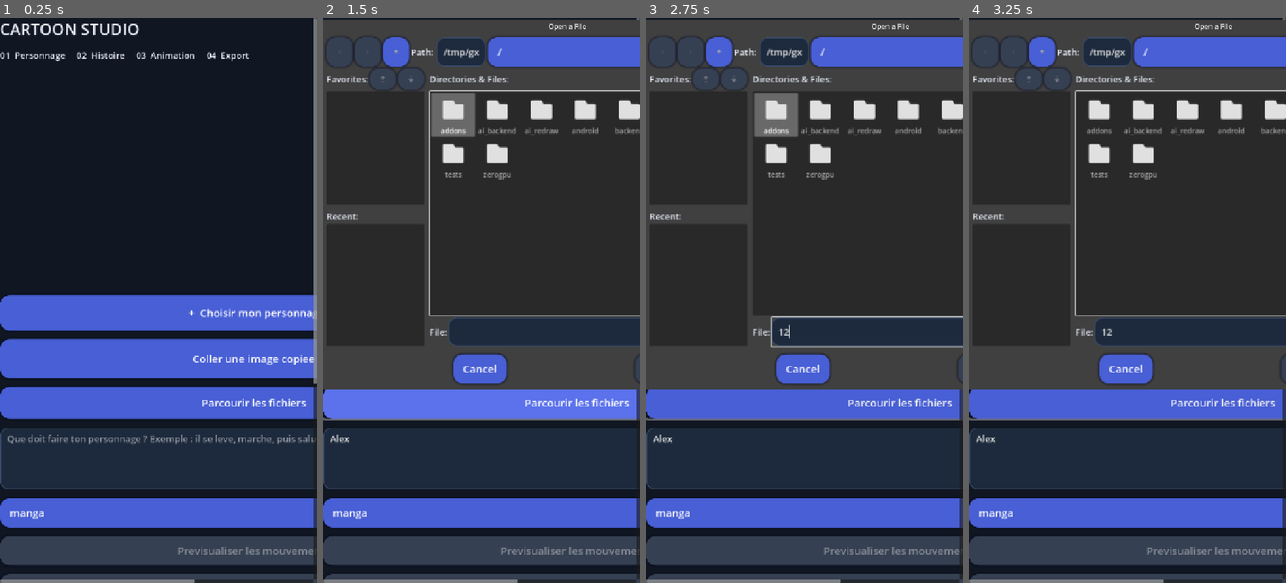
Above: before the commit, frames 1-4 (left to right).
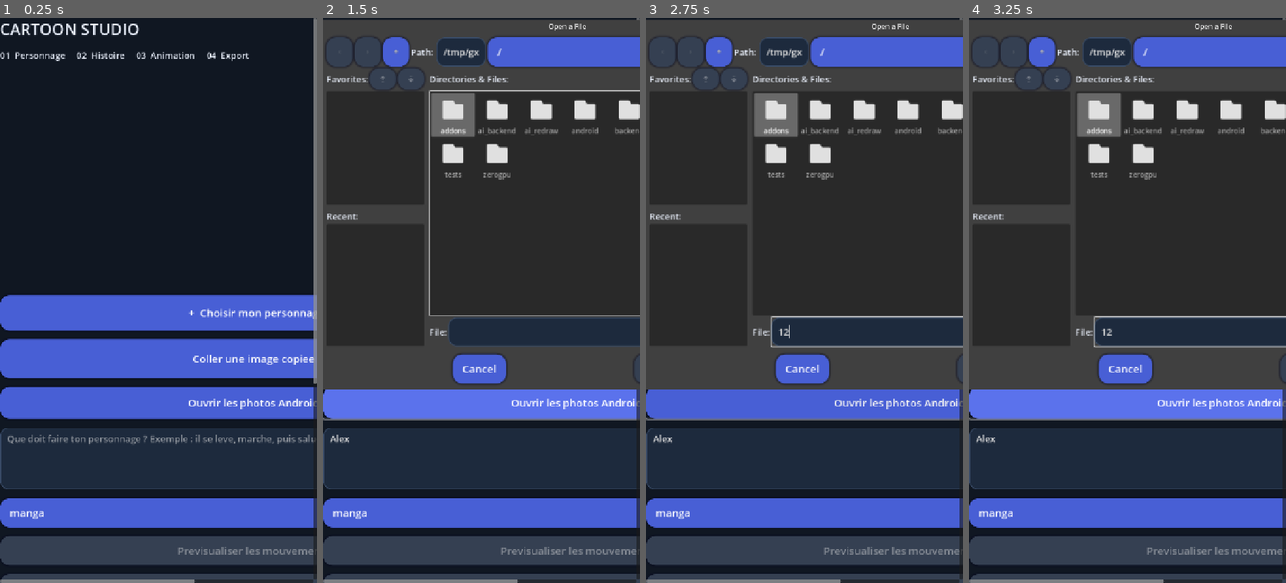
Above: after the commit, the same moments.

Repository: ericjamesempere-stack/MobileI2V-Xiaomi-
Game: Godot game, scene res://scenes/main.tscn
The game is run twice, just before and just after one commit, with the same random seed, the same clock (stepped at 60 frames per second) and the same inputs.
Inputs (mouse positions are in pixels of both pictures, inside the frame that each line leads up to):
- Up to frame 1 (0.25 s): no input
- Up to frame 2 (1.5 s): click (576, 458) at 0.52 s; type "Alex" at 0.6 s; click (576, 402) at 1.25 s, where only the run before the commit has a clickable "Parcourir les fichiers"
- Up to frame 3 (2.75 s): click (874, 334) at 2.02 s; type "12" at 2.1 s
- Up to frame 4 (3.25 s): click "+ Choisir mon personnage" (after the commit: "Ouvrir les photos Android") at 2.75 s

The runs differ from the first frame. In frame 1, 0.3% of the frame differs, in the area x 59-100%, y 67-70%; in frame 2, 0.6%; in frame 3, 0.6%; in frame 4, 2.3%, in the area x 33-100%, y 4-70%.

Commit message:
Fix empty Android image browser by routing both import buttons through native document picker

Diff:
--- a/scripts/cartoon_studio.gd
+++ b/scripts/cartoon_studio.gd
@@ -65,13 +65,9 @@
     paste_button.pressed.connect(_paste_image)
     panel.add_child(paste_button)
     var alternate_import := Button.new()
-    alternate_import.text = "Parcourir les fichiers"
+    alternate_import.text = "Ouvrir les photos Android"
     alternate_import.custom_minimum_size.y = 72
-    alternate_import.pressed.connect(func():
-        native_picker_pending = false
-        status.text = "Selectionne une image via le selecteur de fichiers alternatif."
-        picker.popup_centered_ratio(0.95)
-    )
+    alternate_import.pressed.connect(_choose_image)
     panel.add_child(alternate_import)
     prompt = TextEdit.new()
     prompt.placeholder_text = "Que doit faire ton personnage ? Exemple : il se leve, marche, puis salue."
@@ -132,7 +128,7 @@
     picker.access = FileDialog.ACCESS_FILESYSTEM
     picker.file_mode = FileDialog.FILE_MODE_OPEN_FILE
     picker.use_native_dialog = false
-    picker.filters = PackedStringArray(["*.png,*.jpg,*.jpeg,*.webp ; Images"])
+    picker.filters = PackedStringArray(["*.png ; PNG", "*.jpg,*.jpeg ; JPEG", "*.webp ; WebP"])
     picker.file_selected.connect(_image_selected)
     picker.canceled.connect(func(): status.text = "Selection annulee. Choisis une photo dans Images ou Telechargements.")
     add_child(picker)
@@ -465,7 +461,7 @@
         native_picker_wait_seconds += delta
         if native_picker_wait_seconds > 15.0:
             native_picker_pending = false
-            status.text = "Le selecteur Android ne renvoie pas la photo. Utilise Autre methode : parcourir les fichiers."
+            status.text = "La galerie Android ne renvoie pas de photo. Essaie Coller une image copiee."
             return
         var native: Object = Engine.get_singleton("MP4Exporter")
         var path: String = str(native.call("take_selected_image_path"))
